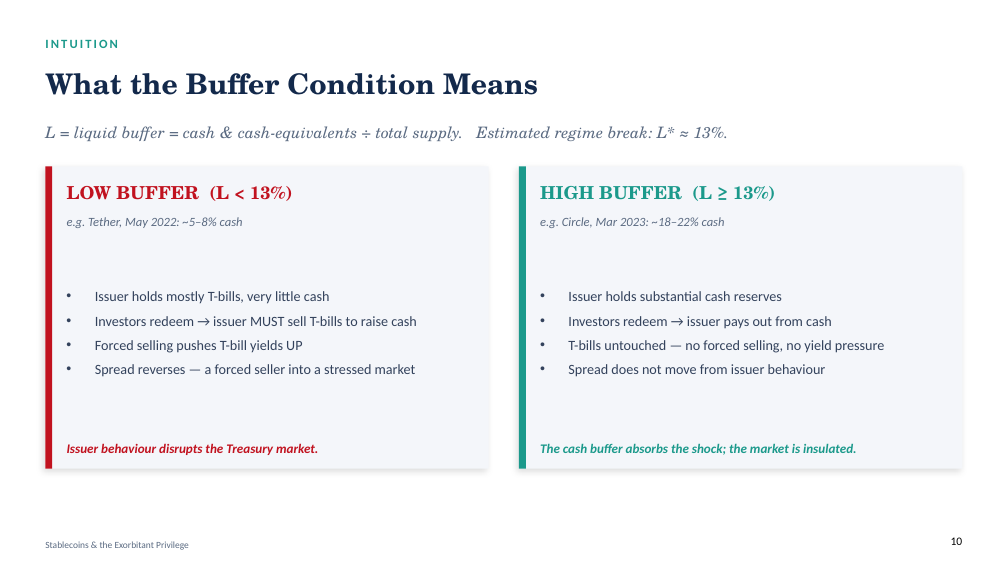
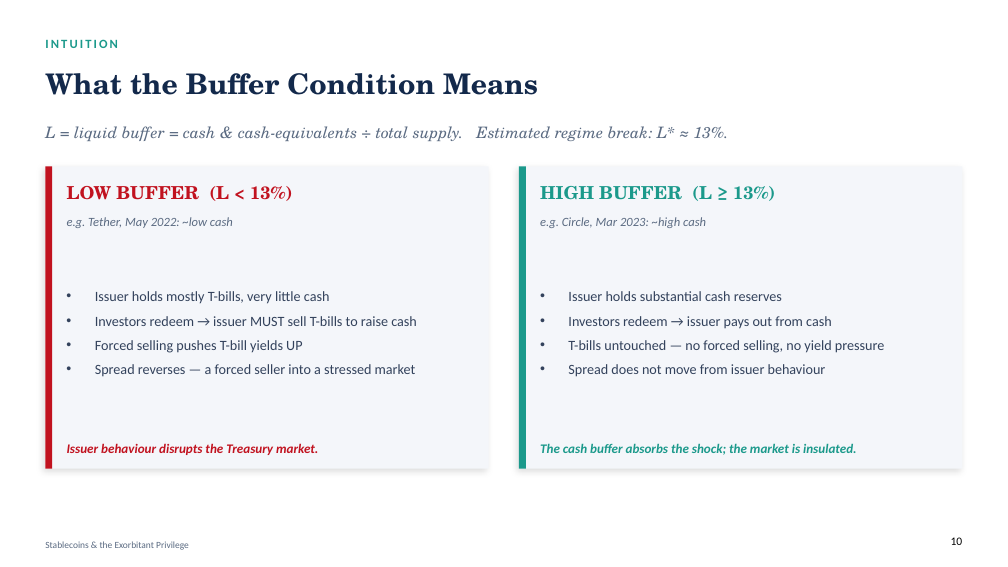
Before and after one commit to kimmireu0921/Stablecoins-and-the-Exorbitant-Privilege, a slide deck: slide 10 of presentations/0609_FINAL_merged_Stablecoin_Privilege.pptx. Drawn at 1008x567 pixels with LibreOffice and Linux fonts; fonts in the diff are those of the drawing. Boxes give left, top, right and bottom in pixels: in the first picture for what was removed or moved away, otherwise in the second. Text is boxed around its words. In the diff, an @@ line names an element or a change of style, - is before the commit and + after.

```diff
--- a/presentations/0609_FINAL_merged_Stablecoin_Privilege.pptx
+++ b/presentations/0609_FINAL_merged_Stablecoin_Privilege.pptx
@@ text at [67, 217, 233, 228]: text changed @@
-e.g. Tether, May 2022: ~5–8% cash
+e.g. Tether, May 2022: ~low cash
@@ text at [540, 217, 706, 228]: text changed @@
-e.g. Circle, Mar 2023: ~18–22% cash
+e.g. Circle, Mar 2023: ~high cash
```
Also in this commit, not shown: 3 other slides changed.
